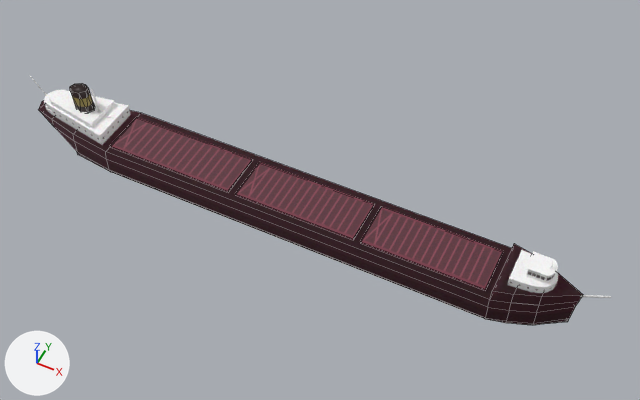
Renders of the Blender file laker.blend from each side of a commit.
One viewpoint serves both versions: a camera (50 mm lens) standing at (91.2, -168.0, 221.9) and looking at (6.2, 2.0, 9.4). Every picture has the same lights, and +X, +Y and +Z are marked at lower left. Mesh edges are drawn as thin lines on the coarser meshes.

The older version as bpy lines, for what is in view:
```python
me_cube_001 = bpy.data.meshes.new('Cube.001')
me_cube_001.from_pydata(...)  # 16 vertices, 5 faces, 6 loose edges; spans x -0.364..0.424, y -0.705..0.705, z -0.82..-0.092
me_cube_001.materials.append(mat_hatch)  # picture img_laker_png
me_cube_003 = bpy.data.meshes.new('Cube.003')
me_cube_003.from_pydata(...)  # 16 vertices, 5 faces, 6 loose edges; spans x -0.364..0.349, y -0.705..0.705, z -0.82..-0.092
me_cube_003.materials.append(mat_hatch)  # picture img_laker_png
me_cube_006 = bpy.data.meshes.new('Cube.006')
me_cube_006.from_pydata(...)  # 16 vertices, 5 faces, 6 loose edges; spans x -0.348..0.341, y -0.705..0.705, z -0.728..0.0
me_cube_006.materials.append(mat_hatch)  # picture img_laker_png
me_cube_013 = bpy.data.meshes.new('Cube.013')
me_cube_013.from_pydata(...)  # 44 vertices, 37 faces; spans x -1.1..0.6, y -8.5..8.5, z -1.0..2.1
me_cube_013.materials.append(mat_superstructure)  # picture img_laker_png
ob_crew_quarters = bpy.data.objects.new('Crew quarters', me_cube_013)
ob_crew_quarters.location = (-90.3, 0.0, 11.0)
ob_crew_quarters.rotation_euler = (0.0, 0.0, 3.142)  # degrees (0, 0, 180)
ob_crew_quarters.scale = (17.4, 1.0, 2.0)
ob_hatch__1 = bpy.data.objects.new('Hatch #1', me_cube_006)
ob_hatch__1.location = (45.1, 0.0, 9.7)
ob_hatch__1.rotation_euler = (0.0, 0.0, 3.142)  # degrees (0, 0, 180)
ob_hatch__1.scale = (58.9, 11.5, 1.0)
ob_hatch__2 = bpy.data.objects.new('Hatch #2', me_cube_003)
ob_hatch__2.location = (1.2, 0.0, 9.7)
ob_hatch__2.rotation_euler = (0.0, 0.0, 3.142)  # degrees (0, 0, 180)
ob_hatch__2.scale = (58.9, 11.5, 1.0)
ob_hatch__3 = bpy.data.objects.new('Hatch #3', me_cube_001)
ob_hatch__3.location = (-43.5, 0.0, 9.7)
ob_hatch__3.rotation_euler = (0.0, 0.0, 3.142)  # degrees (0, 0, 180)
ob_hatch__3.scale = (58.9, 11.5, 1.0)
# also in view: 'Hull' at (-6.0, 0.2, 6.1); 'Wheelhouse' at (77.4, 0.0, 16.2)
```
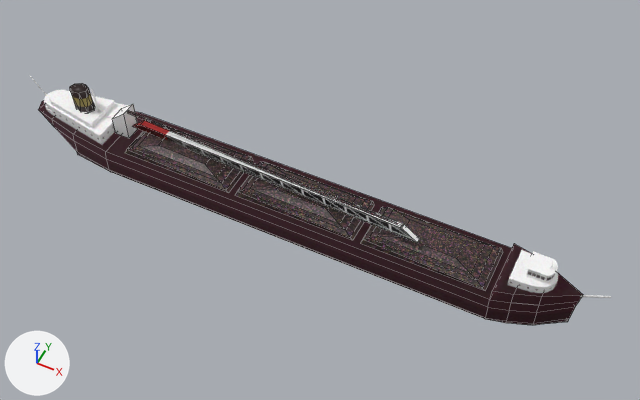
Commit message: Added variant with crane and bulk load

Where the change shows, as pixel boxes (x1, y1, x2, y2) in the pictures (640 x 400 px):
'Hatch #1', hidden (brown): before (360, 206, 503, 291)
'Bulk load #1', added: after (360, 207, 503, 291)
'Hatch #2', hidden (brown): before (235, 162, 375, 240)
'Hatch #3', hidden (brown): before (110, 117, 253, 192)
'Deck crane', added: after (112, 104, 420, 242)
'Bulk load #2', added: after (235, 162, 374, 240)
'Bulk load #1.001', added: after (125, 128, 253, 193)

The change in detail:
Picture 'laker.png.002' (img_laker_png_002) is new.
Picture 'laker.png.003' (img_laker_png_003) is new.
Material 'Hatch.002' (mat_hatch_002) is new.
Its texture is img_laker_png_002.
Material 'Hatch.001' (mat_hatch_001) is new.
Its texture is img_laker_png.
Material 'Crane' (mat_crane) is new.
Its texture is img_laker_png.
Material 'Hatch.003' (mat_hatch_003) is new.
Its texture is img_laker_png_003.
Mesh me_cube_007 is new.
It has 22 vertices, 17 faces, 2 loose edges and spans x -0.36..0.35, y -0.74..0.74, z -2.22..2.55.
It uses material mat_hatch_002 (picture img_laker_png_002).
Mesh me_cube_005 is new.
It has 24 vertices, 17 faces, 2 loose edges and spans x -0.35..0.34, y -0.74..0.74, z -0.73..4.04.
It uses material mat_hatch_001 (picture img_laker_png).
Mesh me_cube_004 is new.
It has 24 vertices, 18 faces and spans x -23.7..89.4, y -5.4..4.1, z -35.0..-23.7.
It uses material mat_crane (picture img_laker_png).
Mesh me_cube_008 is new.
It has 24 vertices, 17 faces, 2 loose edges and spans x -0.35..0.34, y -0.74..0.74, z -0.73..4.04.
It uses material mat_hatch_003 (picture img_laker_png_003).
Object 'Hatch #2' (ob_hatch__2) is now hidden.
Object 'Hatch #1' (ob_hatch__1) is now hidden.
Object 'Hatch #3' (ob_hatch__3) is now hidden.
Object 'Bulk load #2' (ob_bulk_load__2) is new; it shows me_cube_007.
Its location is (1.2, 0.0, 11.2).
Its rotation in degrees is (0, 0, 180).
Its scale is (58.9, 11.5, 1.0).
Object 'Bulk load #1' (ob_bulk_load__1) is new; it shows me_cube_005.
Its location is (45.1, 0.0, 9.7).
Its rotation in degrees is (0, 0, 180).
Its scale is (58.9, 11.5, 1.0).
Object 'Deck crane' (ob_deck_crane) is new; it shows me_cube_004.
Its location is (-47.0, 0.0, 44.0).
Object 'Bulk load #1.001' (ob_bulk_load__1_001) is new; it shows me_cube_008.
Its location is (-42.3, 0.0, 9.7).
Its rotation in degrees is (0, 0, 180).
Its scale is (58.9, 11.5, 1.0).
